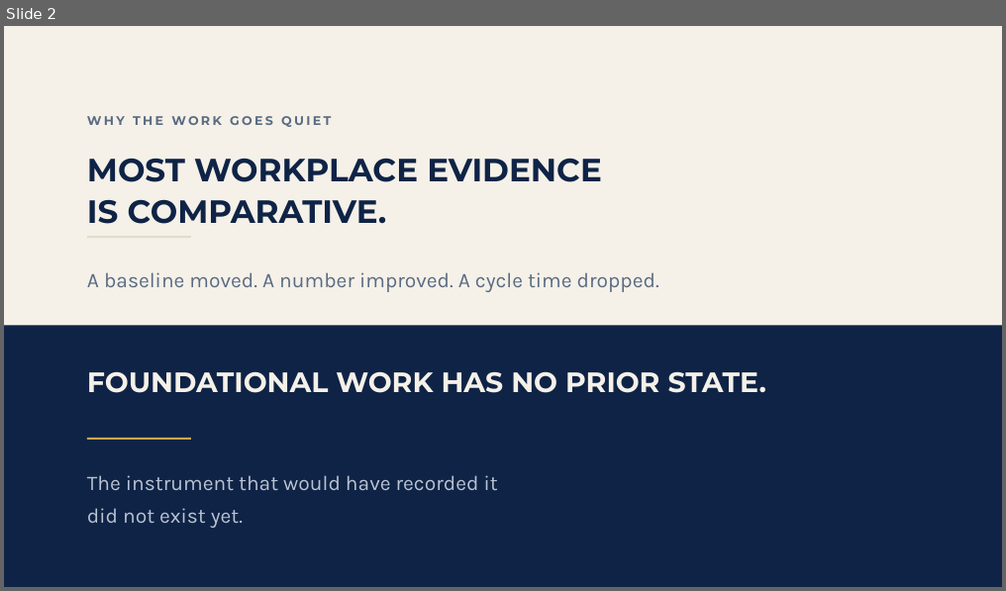
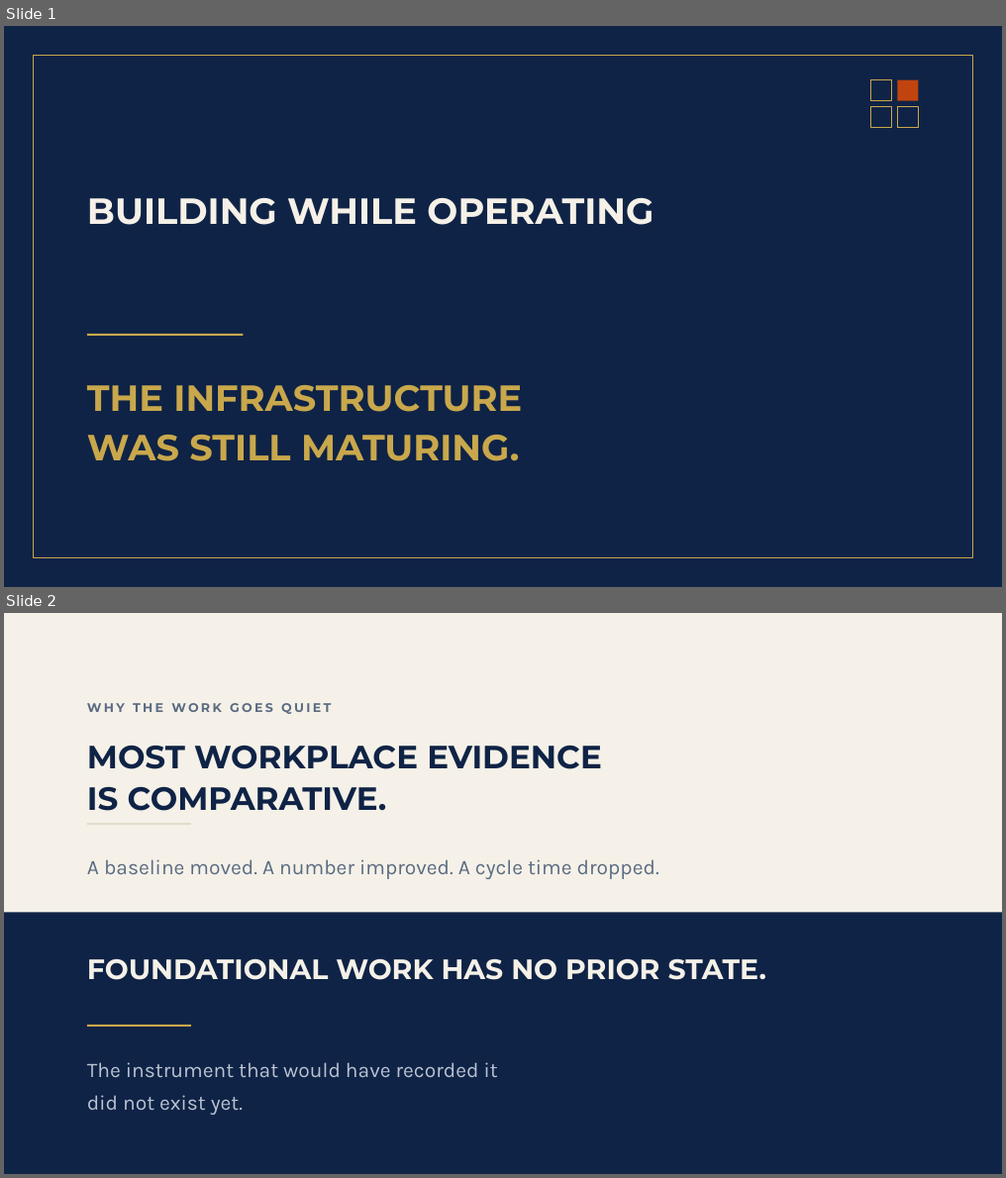
Before and after one commit to temidanielle/temidayoafonja-site, a slide deck: deliverables/video-7-slides/out/Video_7_Main_Slides.pptx. Shown one above the other, each under a label of ours: slide 2 before the commit, slides 1 and 2 after it. The pictures are 1006x591 and 1006x1178 pixels, drawn with LibreOffice and Linux fonts; fonts in the diff are those of the drawing. Boxes give left, top, right and bottom in pixels: in the first picture for what was removed or moved away, otherwise in the second. Text is boxed around its words. In the diff, an @@ line names an element or a change of style, - is before the commit and + after.

```diff
--- a/deliverables/video-7-slides/out/Video_7_Main_Slides.pptx
+++ b/deliverables/video-7-slides/out/Video_7_Main_Slides.pptx
@@ slide 1 added at [4,26,1002,587], background #0F2346 @@
@@ rectangle added at [33,55,973,559], outline #C9A84C 1 pt @@
@@ rectangle added at [871,79,892,101], outline #C9A84C 1.5 pt @@
@@ rectangle added at [898,79,919,101], fill #C1440E @@
@@ rectangle added at [871,107,892,128], outline #C9A84C 1.5 pt @@
@@ rectangle added at [898,107,919,128], outline #C9A84C 1.5 pt @@
@@ text added at [87,198,653,225], 35 pt, text #F5F1E8, bold @@
+BUILDING WHILE OPERATING
@@ rectangle added at [87,334,243,336], fill #C9A84C @@
@@ text added at [87,385,522,462], 35 pt, text #C9A84C, bold @@
+THE INFRASTRUCTURE
+WAS STILL MATURING.
```
Also in this commit, not shown: 2 slides changed, 1 other slide added, 2 slides removed, 26 other files.
